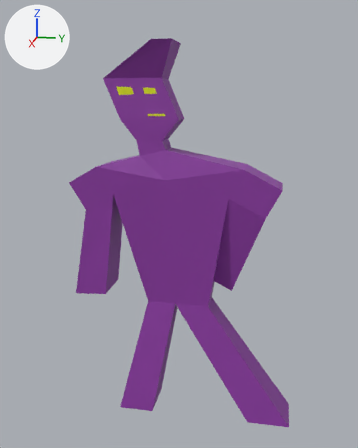
A saved change to the Blender file models/outfitter.blend.
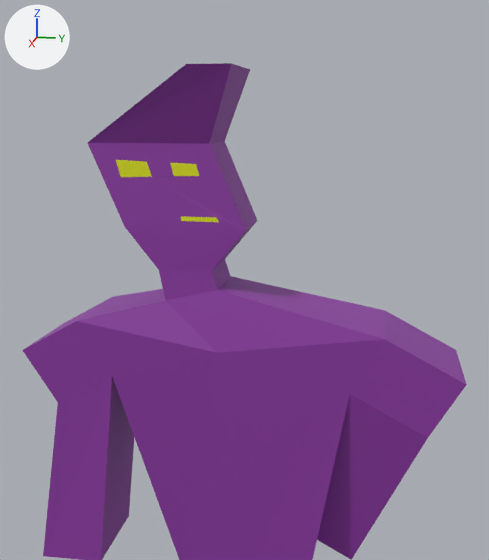
Each version appears first whole from a 50 mm camera at (6.59, 1.36, 4.46) aimed at (0.07, 0.06, 2.83), and next in a close-up from a 50 mm camera at (4.23, 0.88, 4.94) aimed at (-0.17, 0.0, 3.84). The axes (+X, +Y, +Z) are drawn at upper left. The lights are the same throughout. The older version's two pictures come first.
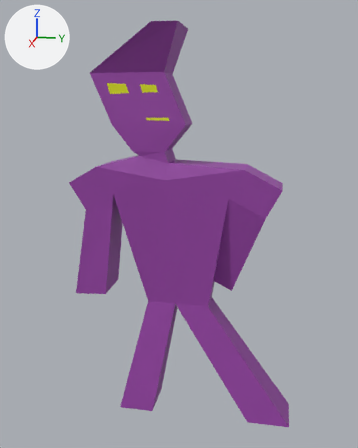
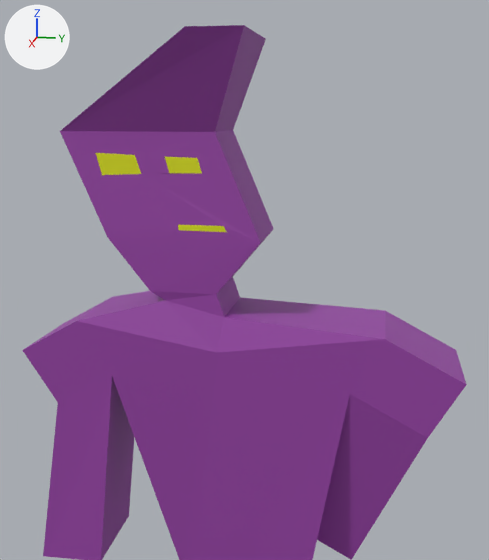
The newer file is also rescaled (x0.704), turned or shifted as a whole; pictures and numbers use the older file's frame.

What differs and where, as boxes (x1, y1, x2, y2) in the close-ups (489 x 560 px; the box of a moved part takes in the faces that stretch with it):
'Plane', reshaped: before (23, 63, 467, 560); after (23, 25, 467, 560)
part 1 of me_plane, moved or reshaped: before (77, 63, 385, 394); after (60, 25, 385, 394)

The change, as a list of edits to the scene's bpy script:
```text
Change me_plane:
    used by ob_plane; location = (0.0, 1.39, 0.019); scale = (0.237, 0.237, 0.237)
    remove me_plane.from_pydata(...)  # 80 vertices, 77 faces; spans x -1.4..1.9, y -11.9..1.2, z 0.0..21.9
    add me_plane.from_pydata(...)  # 80 vertices, 77 faces; spans x -1.4..2.2, y -11.9..1.2, z 0.0..22.7
    me_plane part 1: 27 of the vertices in x -0.8..1.9, y -9.7..-5.5, z 16.2..21.9 are scaled about their middle by 1.27, then moved by (0.0, -0.2, 0.0)
```
